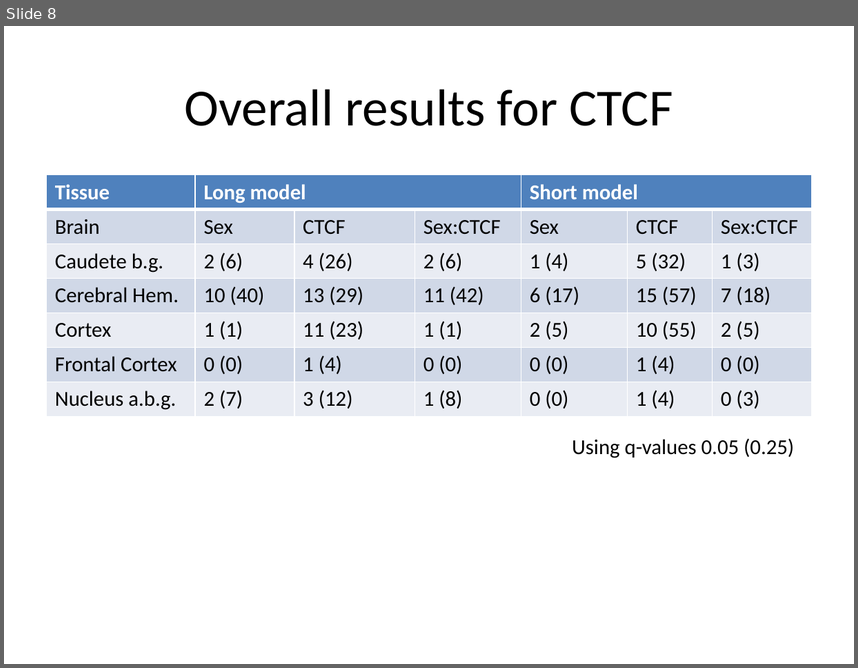
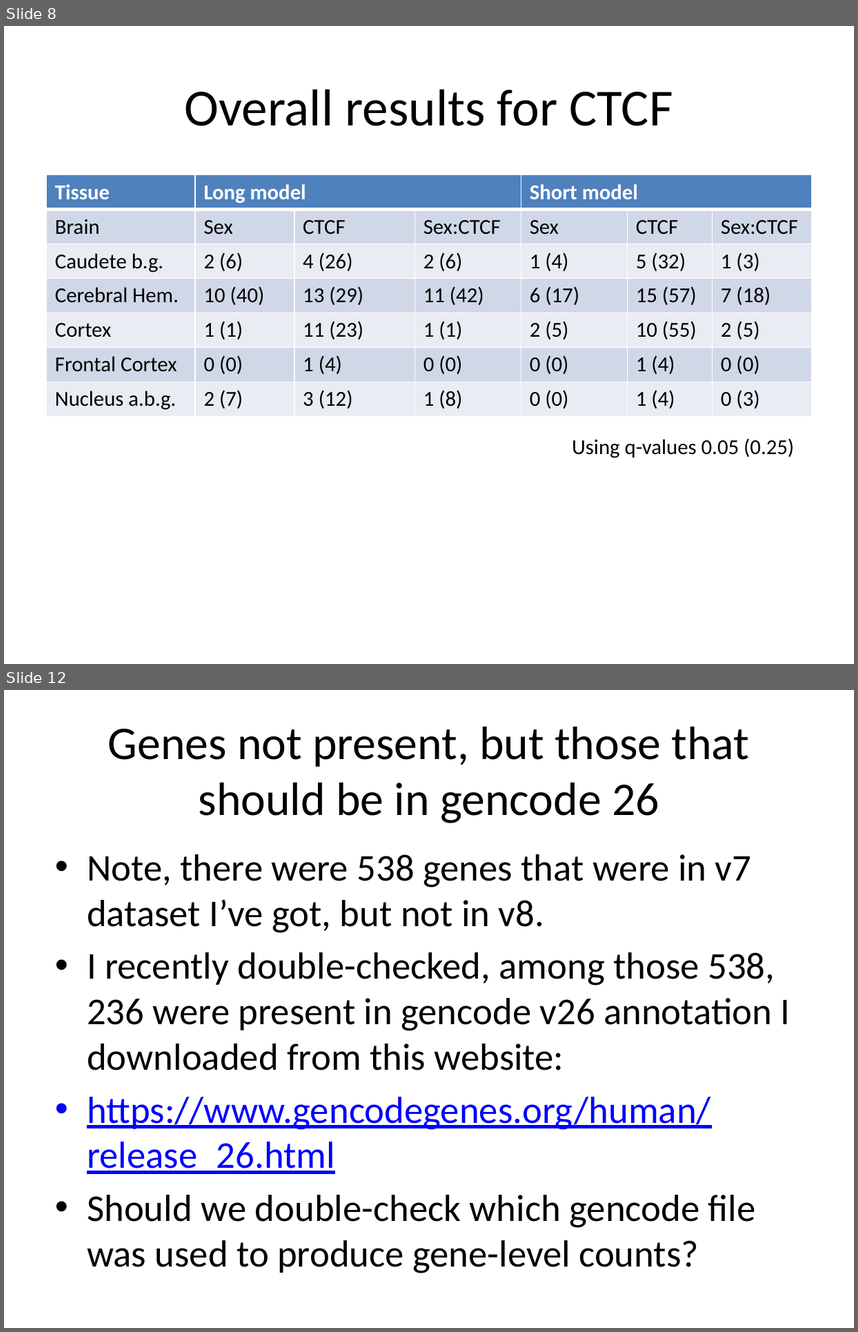
Before and after one commit to Sun-lab/asSeq, a slide deck: pipeline_GTEx/v8/results/fitting_ase_counts.pptx. Shown one above the other, each under a label of ours: slide 8 before the commit, slides 8 and 12 after it; the slides between them are not shown. The pictures are 858x668 and 858x1332 pixels, drawn with LibreOffice and Linux fonts; fonts in the diff are those of the drawing. Boxes give left, top, right and bottom in pixels: in the first picture for what was removed or moved away, otherwise in the second. Text is boxed around its words. In the diff, an @@ line names an element or a change of style, - is before the commit and + after.

```diff
--- a/pipeline_GTEx/v8/results/fitting_ase_counts.pptx
+++ b/pipeline_GTEx/v8/results/fitting_ase_counts.pptx
@@ slide 12 added at <box>4,690,854,1328</box>, background #FFFFFF @@
@@ title added at <box>108,727,750,823</box>, 39.6 pt, text #000000 @@
+Genes not present, but those that should be in gencode 26
@@ text added at <box>87,854,791,1273</box>, 32 pt, text #000000 @@
+• Note, there were 538 genes that were in v7 dataset I’ve got, but not in v8.
+• I recently double-checked, among those 538, 236 were present in gencode v26 annotation I downloaded from this website:
+• https://www.gencodegenes.org/human/release_26.html
+• Should we double-check which gencode file was used to produce gene-level counts?
```
Also in this commit, not shown: 3 other slides added, 4 other files.
